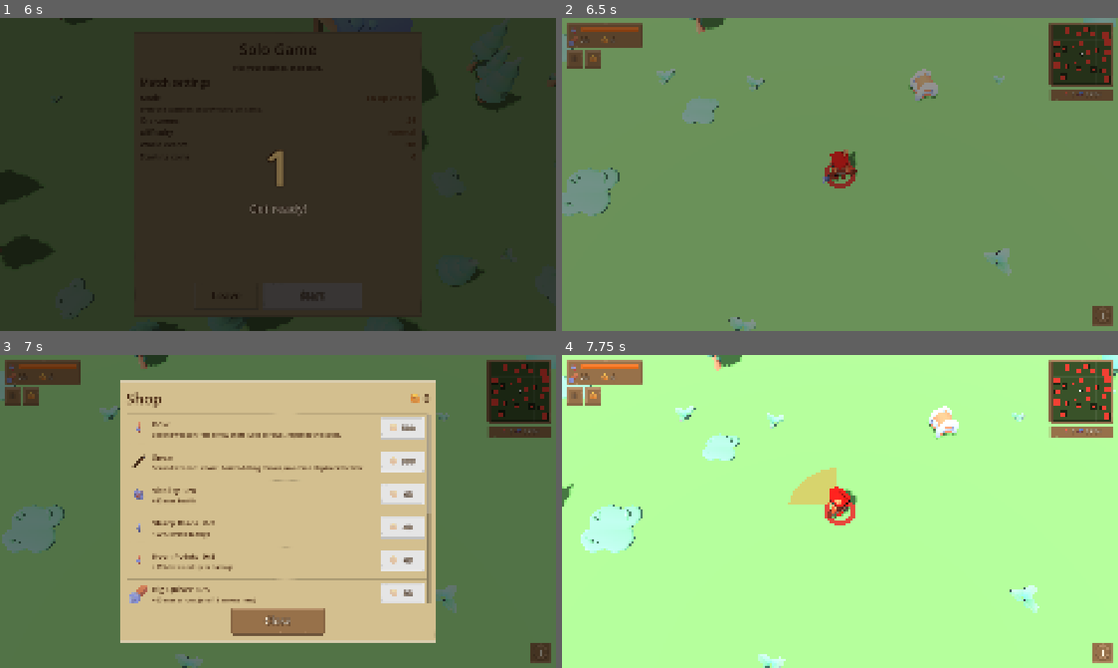
Above: before the commit, frames 1-4 (two rows, left to right).
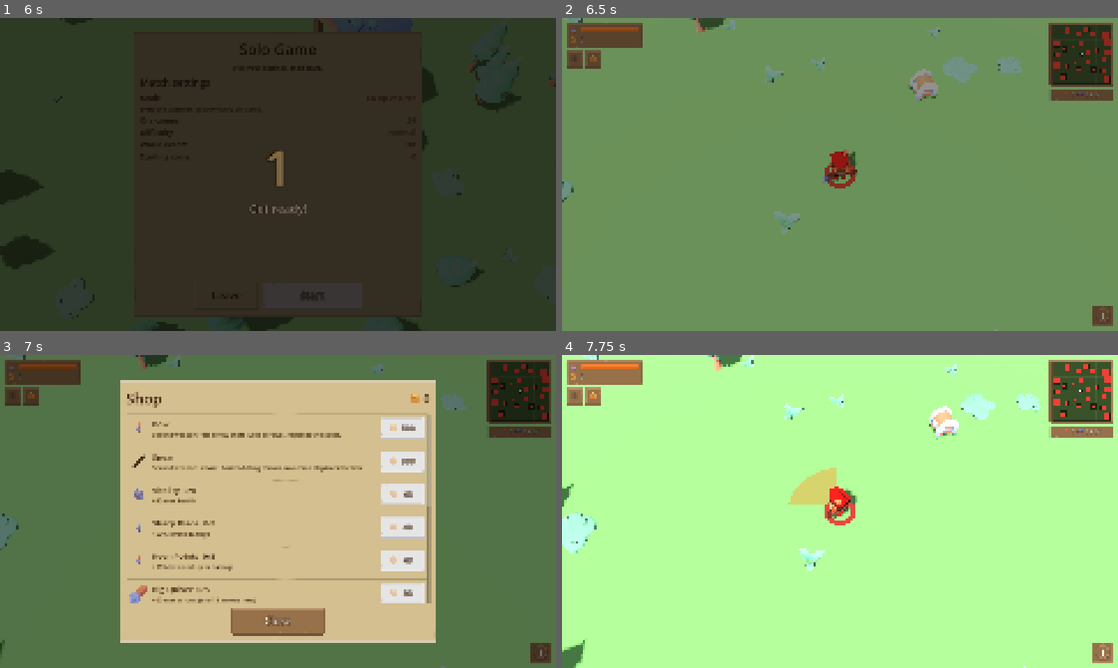
Above: after the commit, the same moments.

Repository: HasanAlilhadi/Brawlly
Game: Godot game, scene res://scenes/ui/main_menu.tscn
Same seed, same stepped clock (60 frames per second), same inputs: the game is played once before the commit and once after it.
Inputs (mouse positions are in pixels of both pictures, inside the frame that each line leads up to):
- Up to frame 1 (6 s): click "Play" at 0.5 s; click "Normal" at 1.25 s; click "Normal" at 2 s; click "Start" at 2.75 s; tap Enter at 3.5 s; move the mouse to (400, 158) at 3.52 s; press the mouse at (400, 158) at 3.53 s; hold D (move_right) 3.53-4.25 s; tap B (shop) at 3.77, 4.07, 5.3 s; tap Space (shoot) at 3.8 s; release the mouse at (400, 158) at 4.25 s; drag from (166, 190) to (250, 237) at 4.27 s; move the mouse to (333, 105) at 5.02 s; hold D (move_right) 5.03-5.75 s; hold Q (switch_weapon) 5.03-5.75 s; click (333, 105) at 5.17 s; drag from (250, 237) to (111, 127) at 5.77 s
- Up to frame 2 (6.5 s): no input
- Up to frame 3 (7 s): move the mouse to (444, 558) at 6.52 s; hold A (move_left) from 6.53 s (still down); hold Space (shoot) from 6.53 s (still down); right-click (444, 558) at 6.6 s; click (444, 558) at 6.67 s; tap B (shop) at 6.77 s
- Up to frame 4 (7.75 s): tap B (shop) at 7.07 s; release A (move_left) at 7.25 s; release Space (shoot) at 7.25 s; drag from (673, 464) to (756, 433) at 7.27 s

Frame 1 is identical in both runs. In frame 2, 3.3% of the frame differs, in the area x 0-100%, y 0-100%; in frame 3, 2.2%; in frame 4, 4.3%.

Commit message:
Breakable chests, limited spears, ammo only for weapons you carry
- Chests are broken open with the sword, arrows or spears (60 hp, group "breakable"); each hit
  shakes and splinters them, the last one bursts them open and spills the loot. Walking up no
  longer opens them.
- Spears are ammo now: 6 when you buy the spear, max 8, one per throw (no throw at 0). New spear
  pickups (chests, orcs 30%, treasure goblin) and a Spear Bundle in the shop.
- Ammo pickups only go to players carrying that weapon: arrows need the bow, spears the spear
  (they aren't pulled toward anyone else either). Arrow Bundle / Big Quiver need the bow, Spear
  Bundle the spear, Keen Points either.
- HUD ammo counter shows arrows or spears for the ranged weapon you carry (hidden with only the
  sword); the touch aim stick shows the same count.
- solo_test breaks the chest and fights the camp with the sword in reach.

Co-Authored-By: Claude Opus 5.5 <noreply@anthropic.com>

Diff:
--- a/resources/data/upgrade_catalog.tres
+++ b/resources/data/upgrade_catalog.tres
@@ -125,6 +125,17 @@
 cost_growth = 1.0
 max_level = 0
 
+[sub_resource type="Resource" id="Upgrade_spears"]
+script = ExtResource("2_def")
+id = &"spears"
+title = "Spear Bundle"
+description = "+4 spears"
+icon = ExtResource("icon_spear")
+base_cost = 25
+cost_growth = 1.1
+max_level = 0
+amount = 4.0
+
 [resource]
 script = ExtResource("1_catalog")
-upgrades = Array[ExtResource("2_def")]([SubResource("Upgrade …(292 unchanged characters)… _potion"), SubResource("Upgrade_arrows")])
+upgrades = Array[ExtResource("2_def")]([SubResource("Upgrade …(292 unchanged characters)… _potion"), SubResource("Upgrade_arrows"), SubResource("Upgrade_spears")])
--- a/scenes/characters/enemy.gd
+++ b/scenes/characters/enemy.gd
@@ -32,6 +32,8 @@
 @export_range(0.0, 1.0) var arrow_drop_chance: float = 0.45
 @export var arrow_drop_min: int = 2
 @export var arrow_drop_max: int = 4
+## Spears are only picked up by players carrying the spear (arrows: the bow).
+@export_range(0.0, 1.0) var spear_drop_chance: float = 0.3
 @export_range(0.0, 1.0) var health_drop_chance: float = 0.25
 @export var health_drop_amount: int = 20
 @export var coin_drop_min: int = 2
@@ -261,6 +263,8 @@
 	var world := get_parent()
 	if randf() < arrow_drop_chance:
 		Pickup.drop(world, global_position, Pickup.Kind.ARROWS, randi_range(arrow_drop_min, arrow_drop_max))
+	if randf() < spear_drop_chance:
+		Pickup.drop(world, global_position, Pickup.Kind.SPEARS, randi_range(1, 2))
 	if randf() < health_drop_chance:
 		Pickup.drop(world, global_position, Pickup.Kind.HEALTH, health_drop_amount)
 	var coins := roundi(randi_range(coin_drop_min, coin_drop_max) * coin_multiplier)
--- a/scenes/characters/player.gd
+++ b/scenes/characters/player.gd
@@ -13,6 +13,7 @@
 ## Army orders: `command_army()` tells this player's soldiers to follow, charge a point or hold a point.
 
 signal arrows_changed(count: int)
+signal spears_changed(count: int)
 signal coins_changed(count: int)
 signal upgrades_changed
 ## Server: this player just went down / was revived (`helpers` = the players who revived them).
@@ -72,6 +73,9 @@
 ## Thrown spear: hits harder than an arrow, needs no ammo, but throws and flies slower.
 @export var spear_damage: float = 35.0
 @export var spear_cooldown: float = 1.0
+@export var max_spears: int = 8
+## Spears in hand when you buy the spear.
+@export var spear_start: int = 6
 @export var aim_range: float = 12.0
 ## Aimed shots snap to an enemy within this angle of the aim direction.
 @export var aim_assist_degrees: float = 10.0
@@ -93,6 +97,11 @@
 	set(value):
 		arrows = value
 		arrows_changed.emit(arrows)
+## Spear ammo (replicated, like arrows).
+var spears: int = 0:
+	set(value):
+		spears = value
+		spears_changed.emit(spears)
 var coins: int = 0:
 	set(value):
 		coins = value
@@ -286,9 +295,14 @@
 	return int(WEAPONS.get(current_weapon(), {}).get("hand", ARM_RIGHT))
 
 
-## False only for the bow without arrows (the sword and spear never run out).
+## Ammo for the weapon in hand (the sword never runs out).
 func has_ammo() -> bool:
-	return current_weapon() != "bow" or arrows > 0
+	match current_weapon():
+		"bow":
+			return arrows > 0
+		"spear":
+			return spears > 0
+	return true
 
 
 ## Server: shop purchase of a second weapon (bow or spear). You keep the sword and carry one of the
@@ -298,6 +312,8 @@
 		return
 	weapons = PackedStringArray(["sword", weapon])
 	weapon_index = 1
+	if weapon == "spear":
+		spears = maxi(spears, spear_start)
 	_apply_weapon()
 
 
@@ -386,7 +402,7 @@
 
 func _can_hit(target: Object) -> bool:
 	var node := target as Node
-	return node != null and (GameConfig.is_hostile(self, node) or node.is_in_group(&"choppable"))
+	return node != null and (GameConfig.is_hostile(self, node) or node.is_in_group(&"choppable") or node.is_in_group(&"breakable"))
 
 
 # --- Input (called on the server) ---------------------------------------------
@@ -523,7 +539,9 @@
 		return
 	var spear := current_weapon() == "spear"
 	_shoot_timer = spear_cooldown if spear else shoot_cooldown
-	if not spear:
+	if spear:
+		spears -= 1
+	else:
 		arrows -= 1
 	if direction == Vector3.ZERO:
 		var target := find_nearest(TARGET_GROUPS, aim_range, global_position, {&"camps": 3.0})
@@ -699,7 +717,9 @@
 		return false
 	match kind:
 		Pickup.Kind.ARROWS:
-			return arrows < max_arrows
+			return weapons.has("bow") and arrows < max_arrows
+		Pickup.Kind.SPEARS:
+			return weapons.has("spear") and spears < max_spears
 		Pickup.Kind.HEALTH:
 			return health < max_health
 		Pickup.Kind.COIN:
@@ -713,6 +733,8 @@
 	match kind:
 		Pickup.Kind.ARROWS:
 			arrows = mini(arrows + amount, max_arrows)
+		Pickup.Kind.SPEARS:
+			spears = mini(spears + amount, max_spears)
 		Pickup.Kind.HEALTH:
 			heal(amount)
 		Pickup.Kind.COIN:
@@ -753,7 +775,13 @@
 		&"potion":
 			return health < max_health
 		&"arrows":
-			return arrows < max_arrows
+			return weapons.has("bow") and arrows < max_arrows
+		&"quiver":
+			return weapons.has("bow")
+		&"archery":
+			return weapons.has("bow") or weapons.has("spear")
+		&"spears":
+			return weapons.has("spear") and spears < max_spears
 	return true
 
 
@@ -809,6 +837,8 @@
 			heal(def.amount)
 		&"arrows":
 			arrows = mini(arrows + int(def.amount), max_arrows)
+		&"spears":
+			spears = mini(spears + int(def.amount), max_spears)
 		_:
 			push_warning("Upgrade '%s' has no effect in Player._apply_upgrade()" % def.id)
 
--- a/scenes/characters/player.tscn
+++ b/scenes/characters/player.tscn
@@ -71,6 +71,9 @@
 properties/19/path = NodePath(".:weapon_index")
 properties/19/spawn = true
 properties/19/replication_mode = 2
+properties/20/path = NodePath(".:spears")
+properties/20/spawn = true
+properties/20/replication_mode = 2
 
 [node name="Player" type="CharacterBody3D"]
 collision_layer = 2
--- a/scenes/characters/treasure_goblin.gd
+++ b/scenes/characters/treasure_goblin.gd
@@ -125,6 +125,7 @@
 		Pickup.drop(get_parent(), global_position, Pickup.Kind.COIN, total / 6 + (1 if i < total % 6 else 0))
 	Pickup.drop(get_parent(), global_position, Pickup.Kind.HEALTH, 40)
 	Pickup.drop(get_parent(), global_position, Pickup.Kind.ARROWS, 8)
+	Pickup.drop(get_parent(), global_position, Pickup.Kind.SPEARS, 3)
 	finished.emit(self, true, last_attacker_peer)
 
 
--- a/scenes/items/pickup.gd
+++ b/scenes/items/pickup.gd
@@ -1,16 +1,18 @@
 class_name Pickup
 extends Node3D
-## Item lying on the ground (arrows, health or coins). Spins, gets pulled toward the nearest player
+## Item lying on the ground (arrows, spears, health or coins). Spins, gets pulled toward the nearest player
 ## who can use it, and is collected on contact. Disappears after a while.
 ## Multiplayer: spawned by the server through NetSpawn; every peer animates the pull, only the
 ## server decides who collects it (freeing it removes it everywhere).
 
-enum Kind { ARROWS, HEALTH, COIN }
+## Ammo (ARROWS / SPEARS) is only pulled to and collected by players carrying that weapon.
+enum Kind { ARROWS, HEALTH, COIN, SPEARS }
 
 const SCENE_PATH := "res://scenes/items/pickup.tscn"
 const ARROW_MODEL := preload("res://assets/items/forest/arrow.glb")
 const POTION_MODEL := preload("res://assets/items/dungeon/potion.glb")
 const COIN_MODEL := preload("res://assets/items/dungeon/coin.glb")
+const SPEAR_MODEL := preload("res://assets/items/dungeon/spear.glb")
 
 @export var kind: Kind = Kind.ARROWS
 @export var amount: int = 3
@@ -39,6 +41,12 @@
 				arrow.position = Vector3((i - 1) * 0.06, 0, 0)
 				_visual.add_child(arrow)
 			_visual.scale = Vector3.ONE * 1.4
+		Kind.SPEARS:
+			for i in 2:
+				var spear := SPEAR_MODEL.instantiate() as Node3D
+				spear.rotation_degrees = Vector3(90, -15.0 + i * 30.0, 0)
+				spear.position = Vector3((i - 0.5) * 0.08, 0.05, 0)
+				_visual.add_child(spear)
 		Kind.HEALTH:
 			_visual.add_child(POTION_MODEL.instantiate())
 			_visual.scale = Vector3.ONE * 1.2
--- a/scenes/ui/hud.gd
+++ b/scenes/ui/hud.gd
@@ -68,6 +68,8 @@
 var _weapon_bar: PanelContainer
 var _weapon_slots: HBoxContainer
 var _weapon_icons: Dictionary = {}  # weapon id -> texture for the touch buttons
+var _arrow_icon: TextureRect
+var _arrow_texture: Texture2D
 var _downed_panel: PanelContainer
 var _downed_title: Label
 var _downed_seconds: Label
@@ -98,6 +100,8 @@
 		stick.button_texture = TOUCH_BUTTON
 		stick.held_texture = TOUCH_BUTTON_HELD
 		stick.knob_texture = TOUCH_NUB
+	_arrow_icon = get_node("Root/TopLeft/Rows/InfoRow/ArrowIcon") as TextureRect
+	_arrow_texture = _arrow_icon.texture
 	Platform.touch_mode_changed.connect(_show_touch_controls)
 	_show_touch_controls(Platform.touch_mode)
 	_build_extras()
@@ -119,6 +123,7 @@
 	_update_weapon_controls()
 	player.health_changed.connect(_on_health_changed)
 	player.arrows_changed.connect(_on_arrows_changed)
+	player.spears_changed.connect(_on_arrows_changed)
 	player.coins_changed.connect(_on_coins_changed)
 	_on_coins_changed(player.coins)
 	_on_health_changed(player.health, player.max_health)
@@ -250,11 +255,20 @@
 	health_bar.value = current
 
 
-func _on_arrows_changed(count: int) -> void:
-	arrows_label.text = str(count)
-	var bow := _player == null or _player.current_weapon() == "bow"
-	bow_stick.badge = str(count) if bow else ""
-	bow_stick.disabled = bow and count <= 0
+## Ammo of the ranged weapon you carry (arrows for the bow, spears for the spear; hidden with the
+## sword alone). Connected to both ammo signals, so the count argument is ignored.
+func _on_arrows_changed(_count: int = 0) -> void:
+	if _player == null:
+		return
+	var spear := _player.weapons.has("spear")
+	var ammo := _player.spears if spear else _player.arrows
+	var ranged := spear or _player.weapons.has("bow")
+	arrows_label.text = str(ammo)
+	arrows_label.visible = ranged
+	_arrow_icon.visible = ranged
+	_arrow_icon.texture = SPEAR_ICON if spear else _arrow_texture
+	bow_stick.badge = str(ammo)
+	bow_stick.disabled = ammo <= 0
 
 
 ## Keeps UI away from notches / rounded corners on phones.
--- a/scenes/world/chest.gd
+++ b/scenes/world/chest.gd
@@ -1,55 +1,75 @@
 class_name Chest
 extends StaticBody3D
-## Treasure chest: opens automatically when the player walks up to it,
-## spills arrows, coins (and sometimes health), then disappears.
-## Multiplayer: the server opens it (any player can); the effect plays on every peer via RPC.
+## Treasure chest: break it open (sword, arrows or spears) to spill arrows, spears, coins and
+## sometimes health, then it disappears. Each hit shakes it and knocks off splinters.
+## Multiplayer: the server decides (any player can break it); the effects play on every peer via RPC.
 
-@export var open_range: float = 1.2
+@export var max_health: float = 60.0
 @export var arrows_min: int = 6
 @export var arrows_max: int = 10
+@export var spears_min: int = 2
+@export var spears_max: int = 3
 @export_range(0.0, 1.0) var health_chance: float = 0.6
 @export var coins_min: int = 8
 @export var coins_max: int = 16
 
-var _check_timer: float = 0.0
-var _opened: bool = false
+var health: float
+var is_dead: bool = false
+
+var _shake_tween: Tween
 
 @onready var _model: Node3D = $Model
 
 
 func _ready() -> void:
-	_check_timer = randf() * 0.2
+	health = max_health
+	add_to_group(&"breakable")
 
 
-func _physics_process(delta: float) -> void:
-	if _opened or not multiplayer.is_server():
+func take_damage(amount: float, attacker: Node3D = null, is_melee: bool = true, crit: bool = false) -> void:
+	if is_dead or not multiplayer.is_server():
 		return
-	_check_timer -= delta
-	if _check_timer > 0.0:
-		return
-	_check_timer = 0.2
-	for player in get_tree().get_nodes_in_group(&"players"):
-		if not GameConfig.is_gone(player) and global_position.distance_to((player as Node3D).global_position) < open_range:
-			_open()
-			return
+	HitFx.report_hit(self, minf(amount, health), attacker, crit, is_melee)
+	health -= amount
+	if health <= 0.0:
+		_break()
+	else:
+		_net_hit.rpc()
 
 
-func _open() -> void:
+func _break() -> void:
+	is_dead = true
 	var world := get_parent()
 	Pickup.drop(world, global_position, Pickup.Kind.ARROWS, randi_range(arrows_min, arrows_max))
+	Pickup.drop(world, global_position, Pickup.Kind.SPEARS, randi_range(spears_min, spears_max))
 	if randf() < health_chance:
 		Pickup.drop(world, global_position, Pickup.Kind.HEALTH, 30)
 	Pickup.drop(world, global_position, Pickup.Kind.COIN, randi_range(coins_min, coins_max))
 	_net_open.rpc()
 
 
+@rpc("authority", "call_local", "unreliable")
+func _net_hit() -> void:
+	HitFx.burst(global_position + Vector3(0, 0.5, 0), HitFx.Kind.WOOD, 7)
+	if _shake_tween:
+		_shake_tween.kill()
+	_model.scale = Vector3(1.15, 0.85, 1.15)
+	_model.rotation.z = 0.15
+	_shake_tween = create_tween().set_parallel(true)
+	_shake_tween.tween_property(_model, "scale", Vector3.ONE, 0.2).set_trans(Tween.TRANS_BACK).set_ease(Tween.EASE_OUT)
+	_shake_tween.tween_property(_model, "rotation:z", 0.0, 0.25).set_trans(Tween.TRANS_ELASTIC).set_ease(Tween.EASE_OUT)
+
+
 @rpc("authority", "call_local", "reliable")
 func _net_open() -> void:
-	if _opened:
+	if collision_layer == 0:
 		return
-	_opened = true
+	is_dead = true
 	collision_layer = 0
+	HitFx.burst(global_position + Vector3(0, 0.5, 0), HitFx.Kind.WOOD, 18)
+	HitFx.flash(global_position + Vector3(0, 0.5, 0), HitFx.DEATH_SMOKE, Color(0.9, 0.85, 0.75, 0.8), 1.8, 0.6,
+			Vector2(0.5, 1.4), false)
 	var tween := create_tween()
-	tween.tween_property(_model, "scale", Vector3(1.3, 1.5, 1.3), 0.12)
-	tween.tween_property(_model, "scale", Vector3.ONE * 0.01, 0.3).set_ease(Tween.EASE_IN)
+	tween.tween_property(_model, "scale", Vector3(1.3, 1.5, 1.3), 0.08)
+	tween.tween_property(_model, "scale", Vector3.ONE * 0.01, 0.22).set_ease(Tween.EASE_IN)
 	tween.tween_callback(queue_free)
--- a/tests/solo_test.gd
+++ b/tests/solo_test.gd
@@ -43,13 +43,15 @@
 	match phase:
 		0:
 			player.max_health = 1e6; player.health = 1e6
+			player.buy_weapon("bow"); player.switch_weapon()  # carry the bow (arrows), sword in hand
 			arrows_before = player.arrows
 			_next("solo started: players=%d camps=%d orcs=%d peer=%d team=%d" % [players.size(), get_tree().get_nodes_in_group(&"camps").size(), get_tree().get_nodes_in_group(&"enemies").size(), player.peer_id, player.team_id])
 		1:
 			var chest: Node3D = null
 			for c in main.get_node("World").get_children():
 				if c is Chest and (chest == null or c.global_position.distance_to(player.global_position) < chest.global_position.distance_to(player.global_position)): chest = c
-			_drive(chest.global_position, 0.2)
+			# Break it open with the sword.
+			if is_instance_valid(chest) and _drive(chest.global_position, 1.0): player.attack_melee_toward(chest.global_position - player.global_position)
 			if pt > 5: _next("chest: arrows %d -> %d, coins %d" % [arrows_before, player.arrows, player.coins]); arrows_before = player.arrows
 		2:
 			var tree := _nearest(&"choppable")
@@ -60,8 +62,9 @@
 			player.global_position = camp.global_position + Vector3(0, 0, camp.radius + 3)
 			_next("at camp squad=%d" % camp.squad_size)
 		4:
-			_drive(camp.global_position, camp.radius + 1.6)
-			player.attack_melee(); player.shoot()
+			# Sword only (no bow in hand): get within reach of the wall and keep swinging at it.
+			if _drive(camp.global_position, camp.radius + 0.7): player.attack_melee_toward(camp.global_position - player.global_position)
+			else: player.attack_melee()
 			if camp.is_dead: _next("camp destroyed: my soldiers=%d reserve=%d coins=%d" % [player.followers().size(), player.reserve_soldiers, player.coins])
 			elif pt > 40: _next("FAILED camp hp %.0f" % camp.health)
 		5:
Not shown, changed: CLAUDE.md
